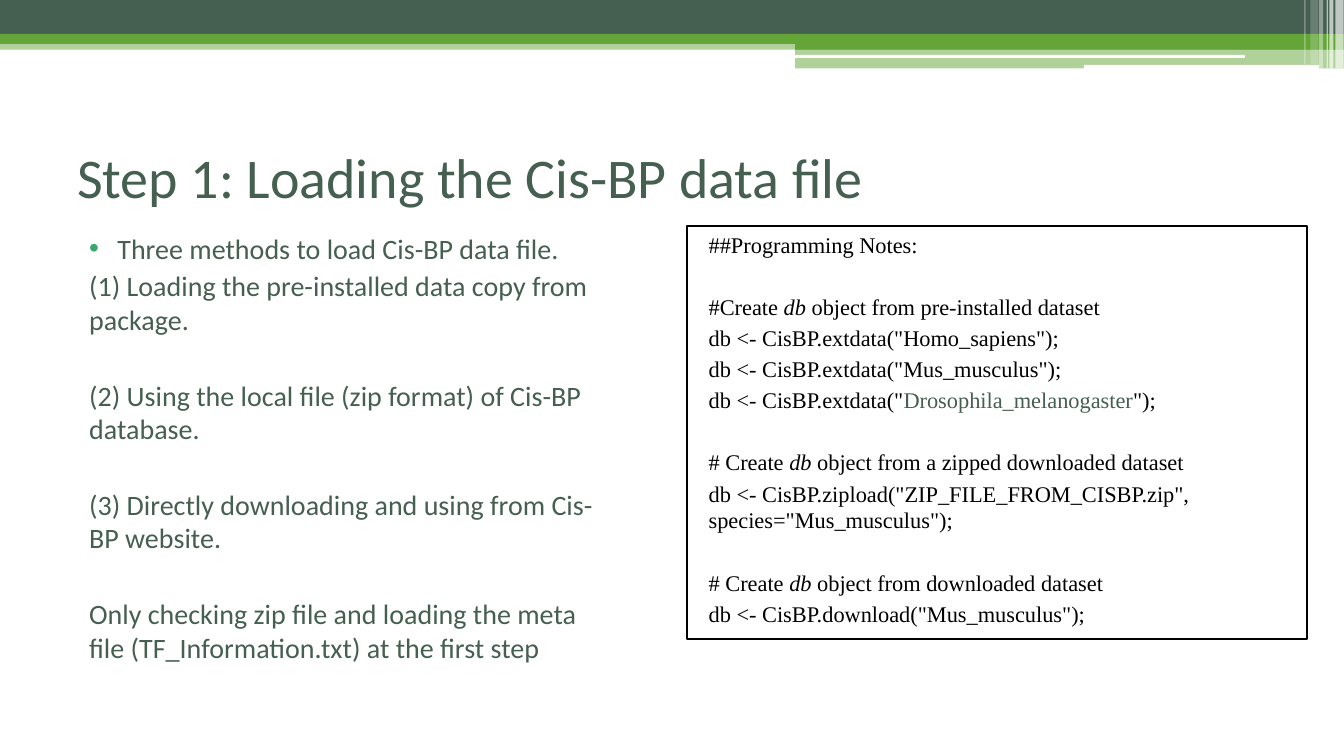
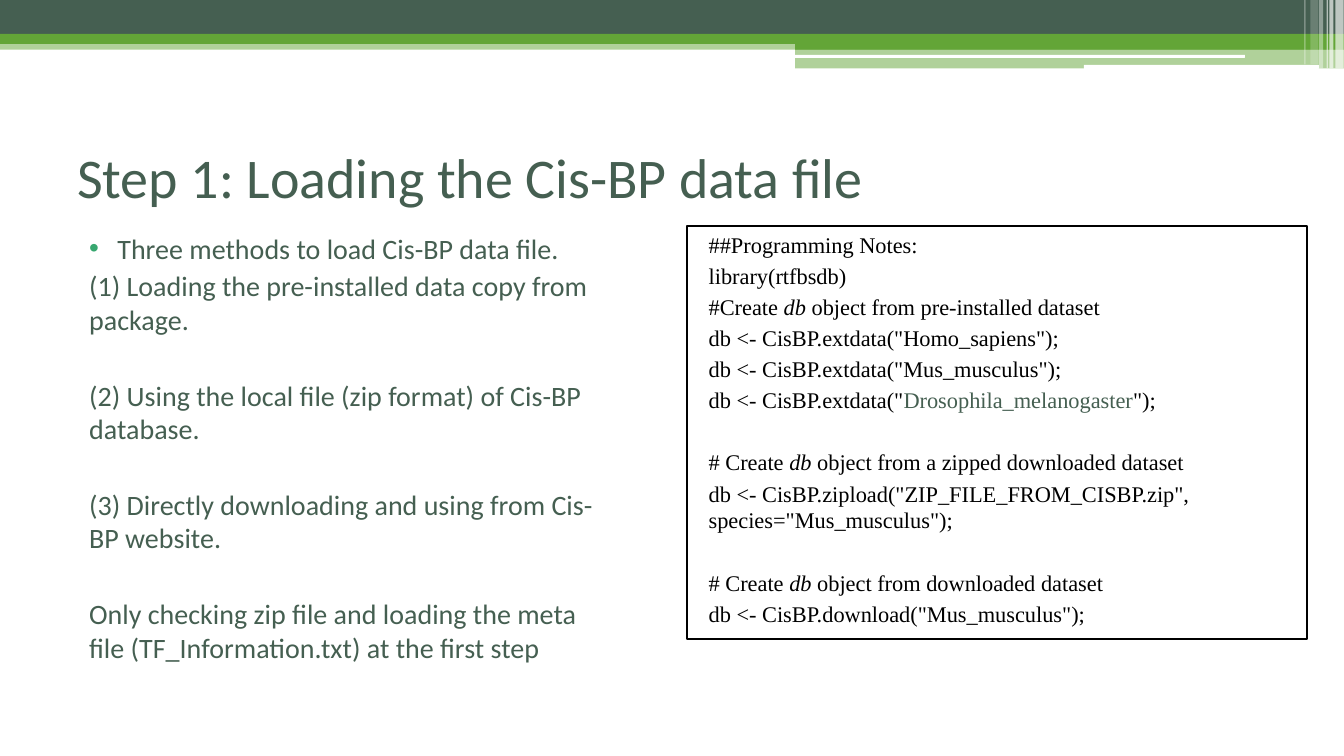
Before and after one commit to Danko-Lab/rtfbs_db, a slide deck: slide 5 of rtfbsdb-tutorial.pptx. Drawn at 1344x756 pixels with LibreOffice and Linux fonts; fonts in the diff are those of the drawing. Boxes give left, top, right and bottom in pixels: in the first picture for what was removed or moved away, otherwise in the second. Text is boxed around its words. In the diff, an @@ line names an element or a change of style, - is before the commit and + after.

```diff
--- a/rtfbsdb-tutorial.pptx
+++ b/rtfbsdb-tutorial.pptx
@@ text at <box>709,268,847,289</box>: paragraph added @@
+library(rtfbsdb)
```
Also in this commit, not shown: 3 other slides changed.
